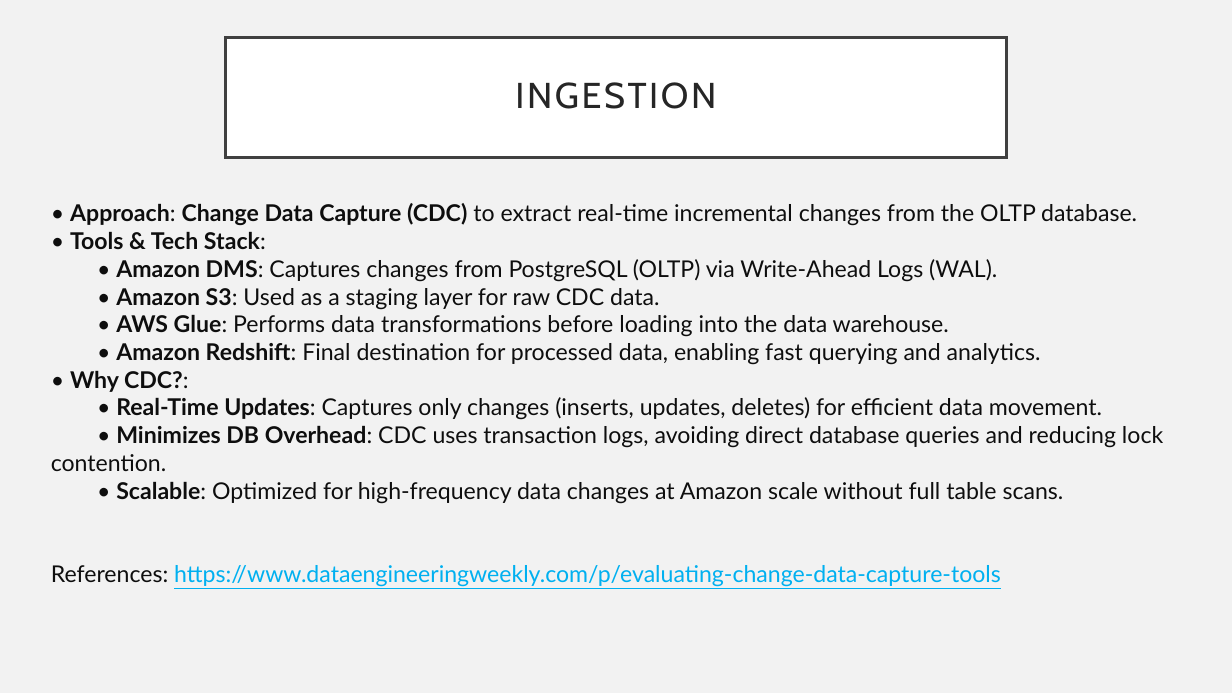
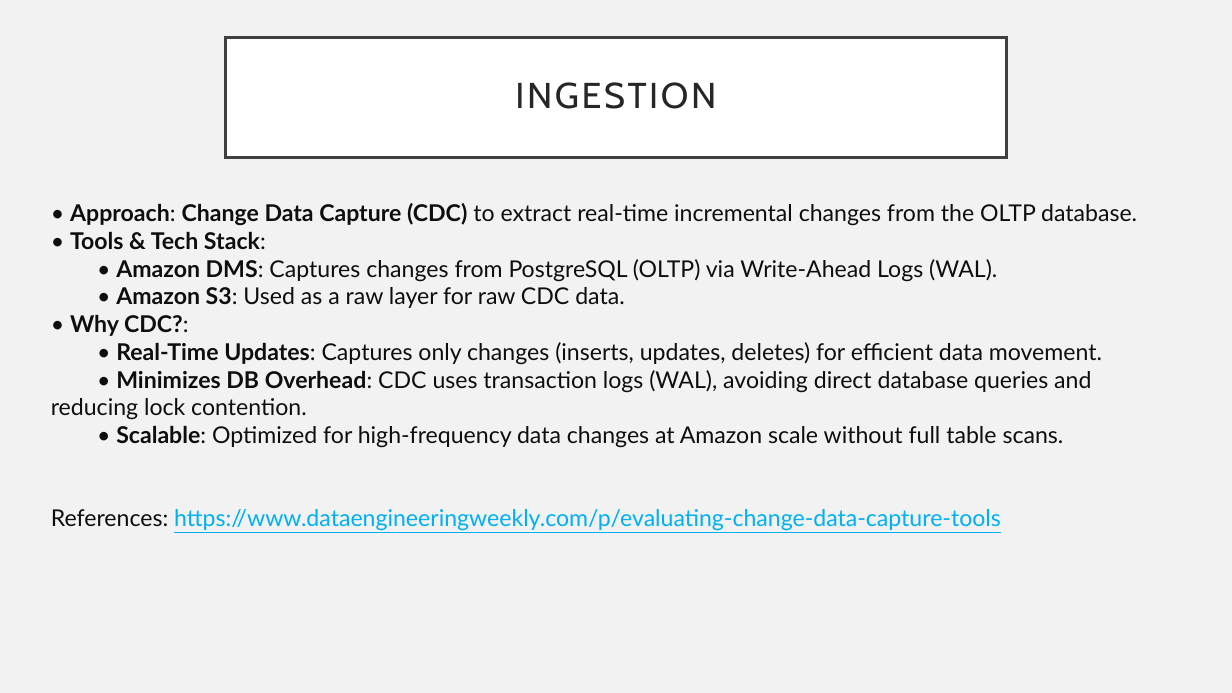
Before and after one commit to Tvkoushik/amazon-etl-pipeline, a slide deck: slide 9 of Craft-Demo.pptx. Drawn at 1232x693 pixels with LibreOffice and Linux fonts; fonts in the diff are those of the drawing. Boxes give left, top, right and bottom in pixels: in the first picture for what was removed or moved away, otherwise in the second. Text is boxed around its words. In the diff, an @@ line names an element or a change of style, - is before the commit and + after.

Commit message:
PPT Changes

```diff
--- a/Craft-Demo.pptx
+++ b/Craft-Demo.pptx
@@ text at <box>116,287,624,308</box>: text changed @@
-• Amazon S3: Used as a staging layer for raw CDC data.
-• AWS Glue: Performs data transformations before loading into the data warehouse.
-• Amazon Redshift: Final destination for processed data, enabling fast querying and analytics.
+• Amazon S3: Used as a raw layer for raw CDC data.
@@ text at <box>51,370,1091,420</box>: text changed @@
-• Minimizes DB Overhead: CDC uses transaction logs, avoiding direct database queries and reducing lock contention.
+• Minimizes DB Overhead: CDC uses transaction logs (WAL), avoiding direct database queries and reducing lock contention.
```
Also in this commit, not shown: 5 other slides changed, 2 slides added.
